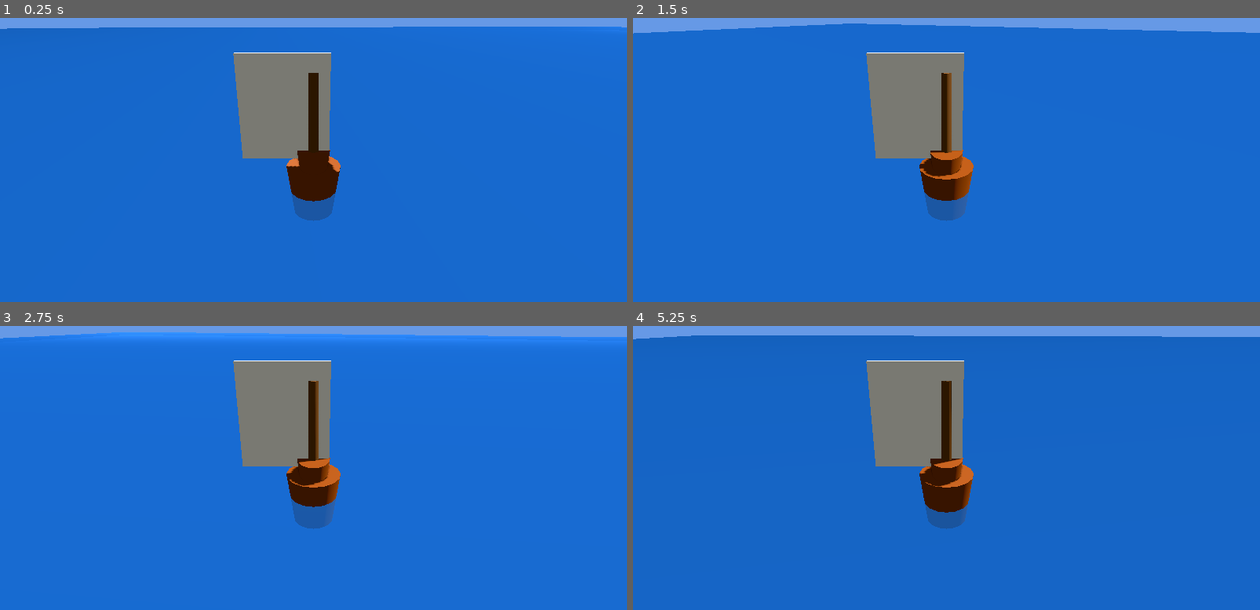
Above: before the commit, frames 1-4 (two rows, left to right).
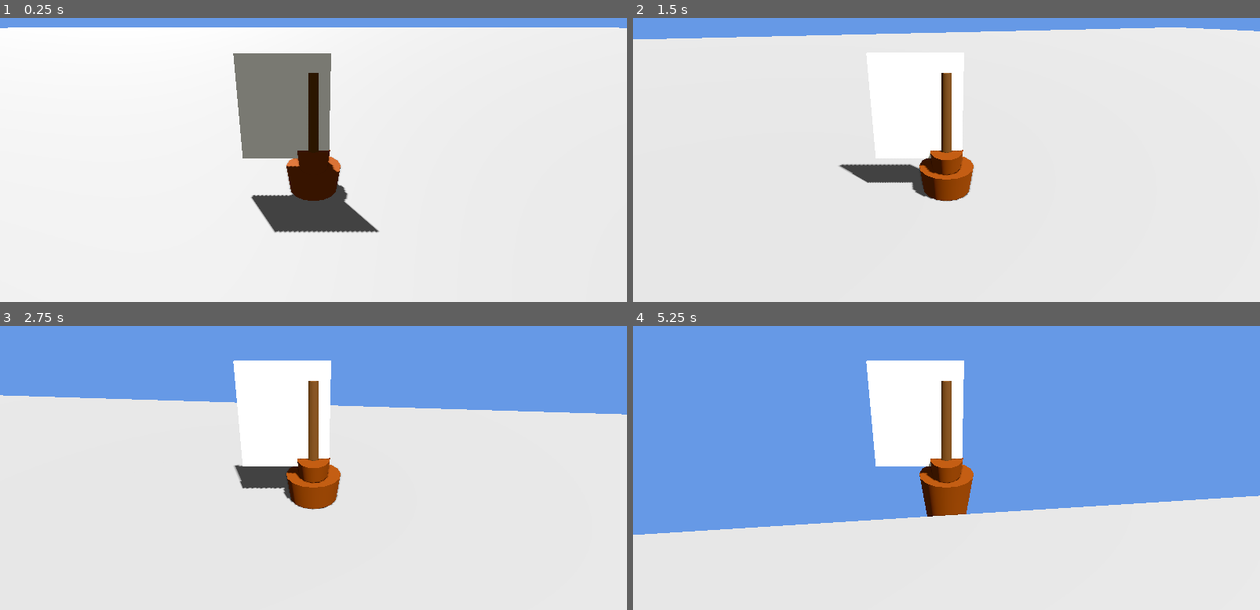
Above: after the commit, the same moments.

Repository: winterunciorn-blip/QwenTests2026_001
Game: Godot game, scene res://scenes/main.tscn
The game is run twice, just before and just after one commit, with the same random seed, the same clock (stepped at 60 frames per second) and the same inputs.
Inputs (mouse positions are in pixels of both pictures, inside the frame that each line leads up to):
- Up to frame 1 (0.25 s): no input
- Up to frame 2 (1.5 s): tap Enter at 0.5 s; move the mouse to (1084, 108) at 0.52 s; click (1084, 108) at 0.67 s; move the mouse to (821, 142) at 1.27 s; click (821, 142) at 1.42 s
- Up to frame 3 (2.75 s): move the mouse to (376, 357) at 2.02 s; click (376, 357) at 2.17 s
- Up to frame 4 (5.25 s): move the mouse to (915, 504) at 2.77 s; click (915, 504) at 2.92 s; move the mouse to (1134, 487) at 3.52 s; click (1134, 487) at 3.67 s; move the mouse to (758, 379) at 4.27 s; click (758, 379) at 4.42 s; move the mouse to (977, 433) at 5.02 s; click (977, 433) at 5.17 s

The runs differ from the first frame. In frame 1, 90% of the frame differs, in the area x 0-100%, y 3-100%; in frame 2, 96%; in frame 3, 96%, in the area x 0-100%, y 2-100%; in frame 4, 96%.

Commit message:
fix: ship movement to click target and water shader with lighting

Diff:
--- a/ship_game/assets/water_shader.gdshader
+++ b/ship_game/assets/water_shader.gdshader
@@ -1,38 +1,49 @@
 shader_type spatial;
-render_mode unshaded, cull_disabled;
+render_mode depth_draw_opaque, cull_back, shadows_enabled;
 
-uniform vec4 water_color : source_color = vec4(0.1, 0.4, 0.8, 0.8);
-uniform float wave_height : hint_range(0.0, 1.0) = 0.3;
-uniform float wave_speed = 1.0;
-uniform float wave_scale = 2.0;
+uniform vec4 water_color : source_color = vec4(0.0, 0.4, 0.8, 0.9);
+uniform float wave_height : hint_range(0.0, 2.0) = 0.4;
+uniform float wave_speed = 1.5;
+uniform float wave_scale = 0.5;
 
-varying float height_displacement;
+varying float wave_factor;
 
 void vertex() {
-	// Create wave effect using sine waves
-	vec3 pos = VERTEX;
+	vec4 world_pos = WORLD_MATRIX * vec4(VERTEX, 1.0);
 	float time = TIME * wave_speed;
 
-	// Combine multiple sine waves for more natural look
-	height_displacement = sin(pos.x * wave_scale + time) * wave_height;
-	height_displacement += sin(pos.z * wave_scale * 0.8 + time * 1.2) * wave_height * 0.5;
+	// Create wave effect
+	wave_factor = sin(world_pos.x * wave_scale + time) * cos(world_pos.z * wave_scale + time) * wave_height;
+	VERTEX.y += wave_factor;
 
-	pos.y += height_displacement;
-	VERTEX = pos;
+	// Calculate normals for lighting
+	NORMAL = normalize(vec3(
+		-sin(world_pos.x * wave_scale + time) * wave_scale * wave_height,
+		1.0,
+		-cos(world_pos.z * wave_scale + time) * wave_scale * wave_height
+	));
 }
 
 void fragment() {
-	// Base water color with transparency
-	vec4 color = water_color;
+	vec3 view_dir = normalize(camera_pos - WORLD_MATRIX[3].xyz);
+	vec3 normal = normalize(NORMAL);
 
-	// Add subtle variation based on wave height
-	float brightness = 1.0 + height_displacement * 0.3;
-	color.rgb *= brightness;
+	// Light direction
+	vec3 light_dir = normalize(vec3(0.5, 1.0, 0.3));
 
-	// Add specular-like highlights
-	float highlight = smoothstep(0.2, 0.5, height_displacement);
-	color.rgb += vec3(0.2, 0.3, 0.4) * highlight;
+	// Diffuse lighting
+	float diff = max(dot(normal, light_dir), 0.2);
 
-	ALBEDO = color.rgb;
-	ALPHA = color.a;
+	// Base color with diffuse
+	vec3 final_color = water_color.rgb * diff;
+
+	// Specular highlights
+	float spec = pow(max(dot(reflect(-light_dir, normal), view_dir), 0.0), 64.0);
+	final_color += vec3(1.0) * spec * 0.6;
+
+	ALBEDO = final_color;
+	ALPHA = water_color.a;
+	TRANSMISSION = 0.1;
+	SPECULAR = 0.8;
+	ROUGHNESS = 0.2;
 }
--- a/ship_game/scripts/main.gd
+++ b/ship_game/scripts/main.gd
@@ -30,23 +30,9 @@
 		if result:
 			target_position = result.position
 			is_moving = true
+			ship.set_target(target_position)
 
 func _process(delta: float) -> void:
-	if is_moving:
-		# Calculate direction to target
-		var direction = (target_position - ship.global_transform.origin).normalized()
-		var distance = ship.global_transform.origin.distance_to(target_position)
-
-		if distance < stop_distance:
-			is_moving = false
-			ship.set_target_speed(0.0)
-		else:
-			# Set target speed for smooth acceleration
-			ship.set_target_speed(ship.max_speed)
-
-		# Continuously rotate ship towards target while moving
-		ship.rotate_towards(direction, delta)
-
 	# Update camera to follow ship
 	_update_camera()
 
--- a/ship_game/scripts/ship.gd
+++ b/ship_game/scripts/ship.gd
@@ -1,9 +1,10 @@
 extends RigidBody3D
 
-var target_speed: float = 0.0
+var target_position: Vector3 = Vector3.ZERO
+var is_moving: bool = false
 var max_speed: float = 15.0
 var acceleration: float = 5.0
-var rotation_speed: float = 3.0
+var rotation_speed: float = 4.0
 
 func _ready() -> void:
 	# Lock rotation to keep ship upright on the water plane
@@ -12,33 +13,36 @@
 	axis_lock_angular_x = true
 	axis_lock_angular_z = true
 	axis_lock_linear_y = true
+	target_position = global_transform.origin
 
 func _physics_process(delta: float) -> void:
 	# Keep ship constrained to horizontal plane (Y = 0)
 	global_transform.origin.y = 0.0
 
-	# Smooth acceleration/deceleration
-	var current_speed = linear_velocity.length()
-	if abs(target_speed - current_speed) > 0.1:
-		if target_speed > current_speed:
-			current_speed += acceleration * delta
+	if not is_moving:
+		# Smooth deceleration to stop
+		var current_speed = linear_velocity.length()
+		if current_speed > 0.1:
+			current_speed -= acceleration * 2.0 * delta
+			current_speed = max(current_speed, 0)
+			var forward = -global_transform.basis.z
+			linear_velocity = forward * current_speed
 		else:
-			current_speed -= acceleration * delta
-		current_speed = clamp(current_speed, 0, max_speed)
-
-		# Apply velocity in the direction the ship is facing
-		var forward = -global_transform.basis.z
-		linear_velocity = forward * current_speed
-	else:
-		linear_velocity = -global_transform.basis.z * target_speed
-
-func set_target_speed(speed: float) -> void:
-	target_speed = clamp(speed, 0, max_speed)
-
-func rotate_towards(direction: Vector3, delta: float) -> void:
-	if direction.length() < 0.01:
+			linear_velocity = Vector3.ZERO
 		return
 
+	# Calculate direction to target
+	var direction = target_position - global_transform.origin
+	direction.y = 0.0
+	var distance = direction.length()
+
+	if distance < 0.5:
+		is_moving = false
+		return
+
+	direction = direction.normalized()
+
+	# Rotate ship towards target
 	var current_forward = -global_transform.basis.z
 	var angle = current_forward.signed_angle_to(direction, Vector3.UP)
 
@@ -46,3 +50,17 @@
 		var rotation_step = rotation_speed * delta * sign(angle)
 		rotation_step = clamp(rotation_step, -abs(angle), abs(angle))
 		rotate_y(rotation_step)
+
+	# Accelerate towards max speed
+	var current_speed = linear_velocity.length()
+	if current_speed < max_speed:
+		current_speed += acceleration * delta
+		current_speed = min(current_speed, max_speed)
+
+	# Apply velocity in the direction the ship is facing
+	var forward = -global_transform.basis.z
+	linear_velocity = forward * current_speed
+
+func set_target(pos: Vector3) -> void:
+	target_position = pos
+	is_moving = true
